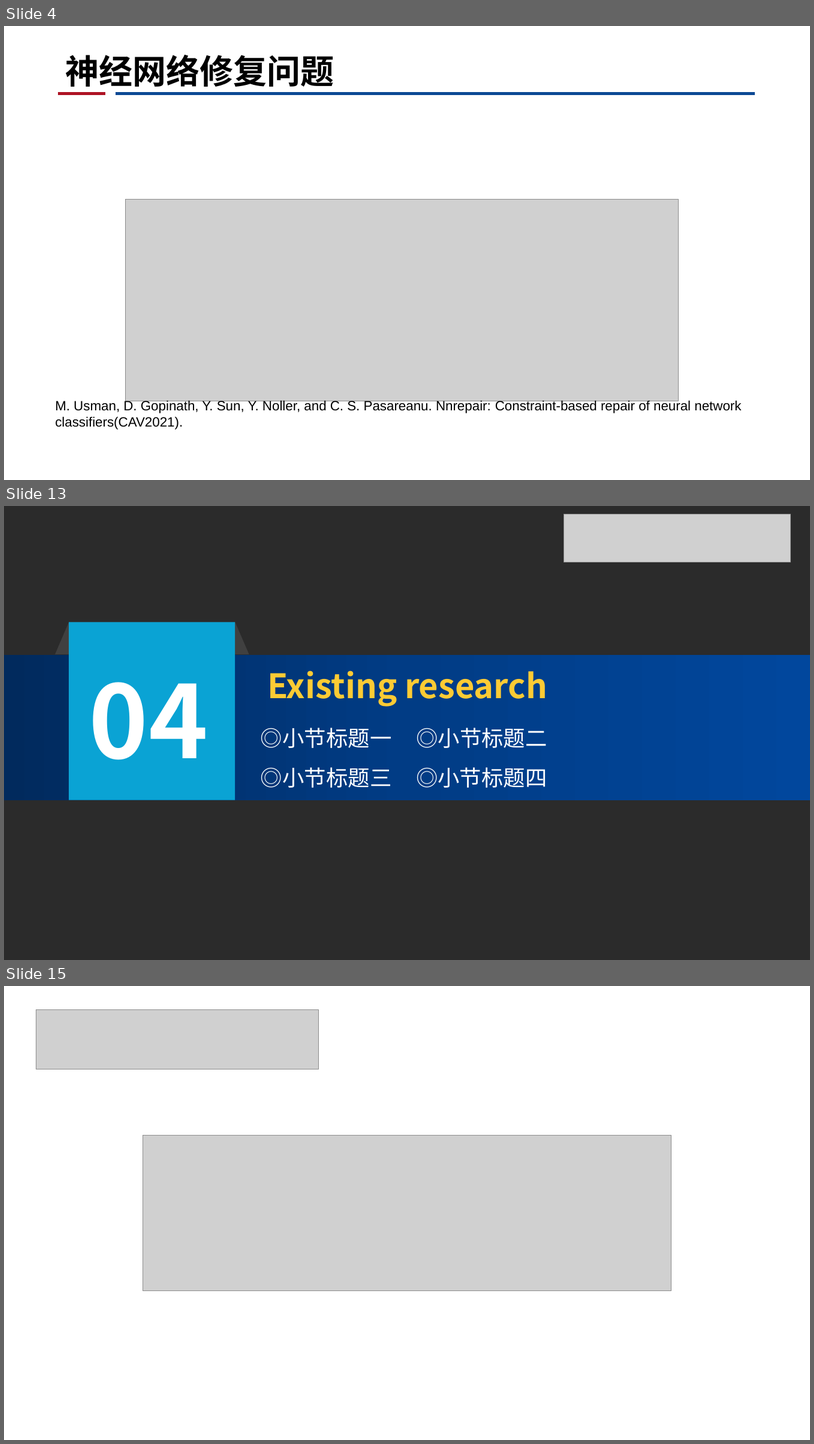
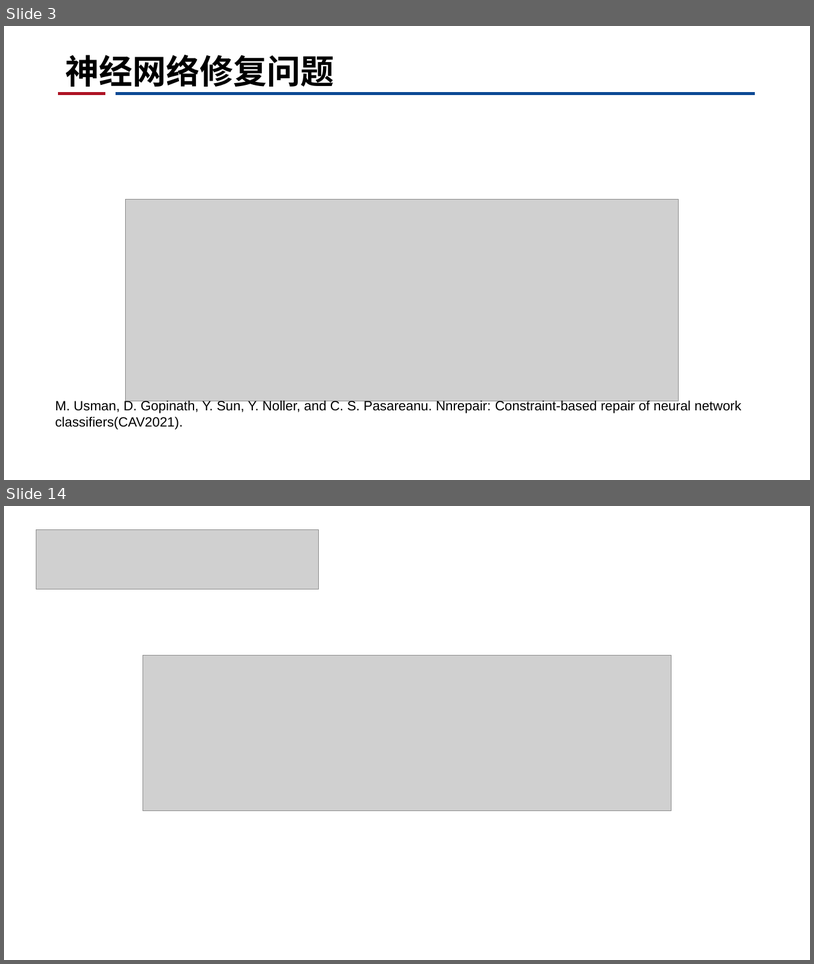
Before and after one commit to CRhapsody/Presentation_Slides, a slide deck: 神经网络修复工作进展.pptx. Shown one above the other, each under a label of ours: slides 4, 13 and 15 before the commit, slides 3 and 14 after it; the slides between them are not shown. The pictures are 814x1444 and 814x964 pixels, drawn with LibreOffice and Linux fonts; fonts in the diff are those of the drawing; grey boxes stand for pictures; background and template pictures are left out; a plain dark background stands for a picture behind light text. Boxes give left, top, right and bottom in pixels: in the first picture for what was removed or moved away, otherwise in the second. Text is boxed around its words. In the diff, an @@ line names an element or a change of style, - is before the commit and + after.

```diff
--- a/神经网络修复工作进展.pptx
+++ b/神经网络修复工作进展.pptx
@@ slide 13 removed at box(4, 506, 810, 960), background picture (left out) @@
@@ picture removed at box(564, 514, 791, 562) @@
@@ freeform shape removed at box(55, 622, 249, 654) @@
@@ rectangle removed at box(69, 622, 235, 800) @@
@@ rectangle removed at box(4, 655, 810, 800) @@
@@ text removed at box(89, 682, 208, 760) @@
-04
@@ text removed at box(267, 670, 548, 706) @@
-Existing research
@@ text removed at box(261, 727, 547, 787) @@
-◎小节标题一 ◎小节标题二
-◎小节标题三 ◎小节标题四
@@ what was slide 4 is now slide 3 @@
@@ what was slide 15 is now slide 14 @@
```
Also in this commit, not shown: 5 slides changed, 5 slides added, 5 other slides removed, 1 other file.
